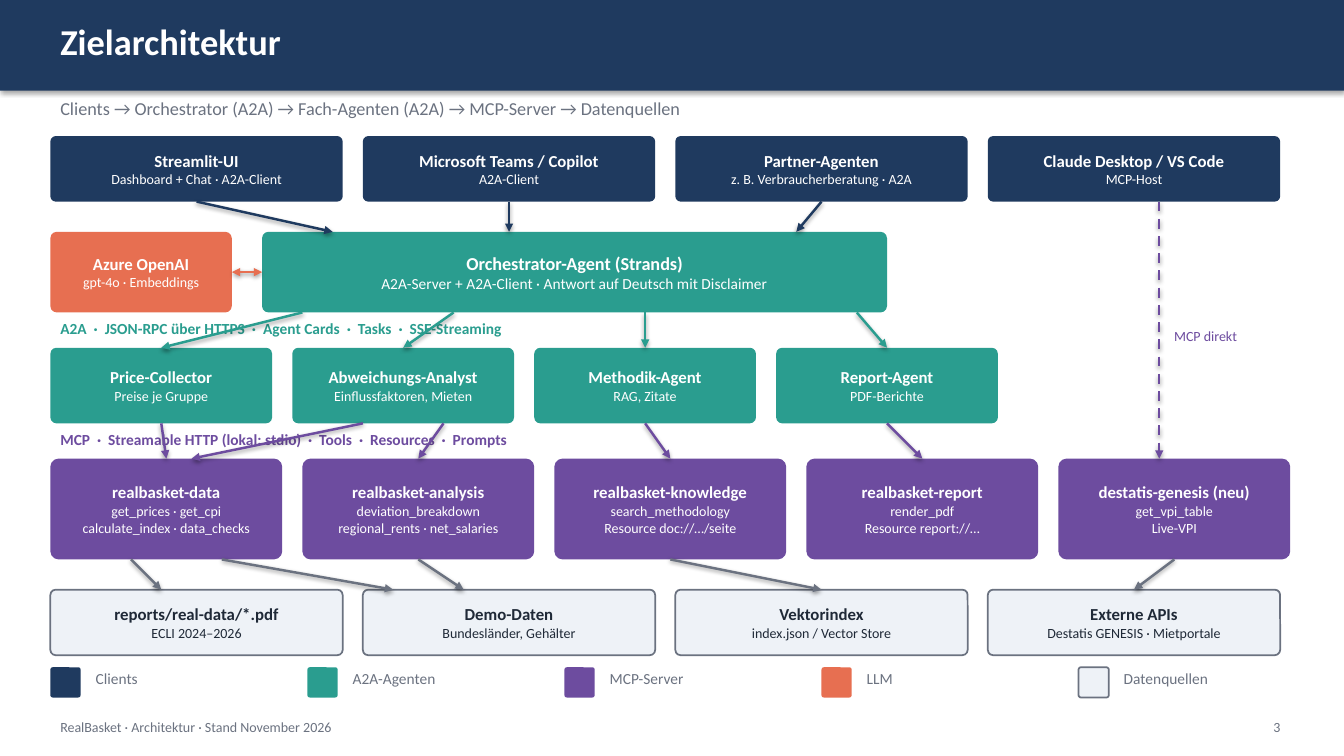
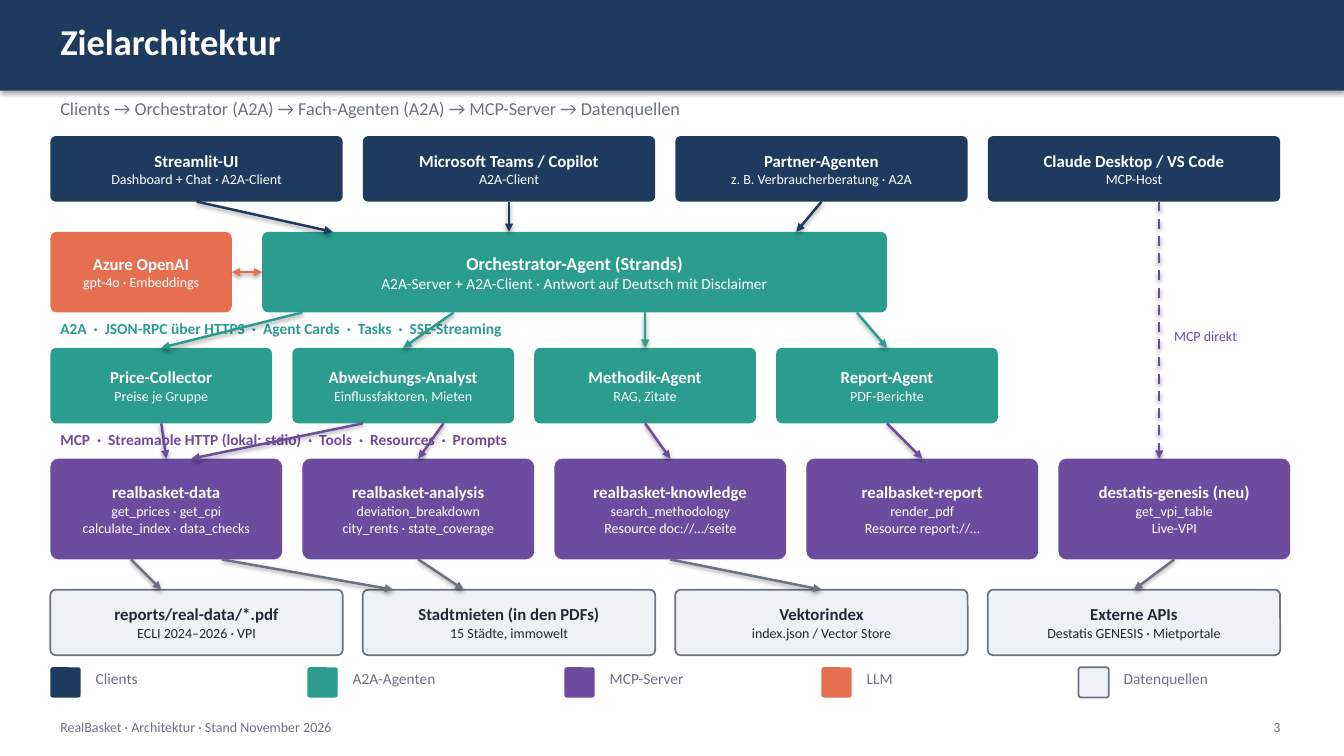
Before and after one commit to ValentinIliu1212/real-basket, a slide deck: slide 3 of docs/architecture/RealBasket_Architektur_Vorschlag_MCP_A2A.pptx. Drawn at 1344x756 pixels with LibreOffice and Linux fonts; fonts in the diff are those of the drawing. Boxes give left, top, right and bottom in pixels: in the first picture for what was removed or moved away, otherwise in the second. Text is boxed around its words. In the diff, an @@ line names an element or a change of style, - is before the commit and + after.

Commit message:
Remove synthetic demo data: real reference data only; regenerate architecture decks

```diff
--- a/docs/architecture/RealBasket_Architektur_Vorschlag_MCP_A2A.pptx
+++ b/docs/architecture/RealBasket_Architektur_Vorschlag_MCP_A2A.pptx
@@ text in rounded rectangle at [343, 523, 494, 536]: text changed @@
-regional_rents · net_salaries
+city_rents · state_coverage
@@ text in rounded rectangle at [137, 628, 256, 638]: text changed @@
-ECLI 2024–2026
+ECLI 2024–2026 · VPI
@@ text in rounded rectangle at [418, 607, 599, 640]: text changed; size 10 to 12 pt; bold on @@
-Demo-Daten
-Bundesländer, Gehälter
+Stadtmieten (in den PDFs)
+15 Städte, immowelt
```
Also in this commit, not shown: 6 other slides changed, 28 other files.
